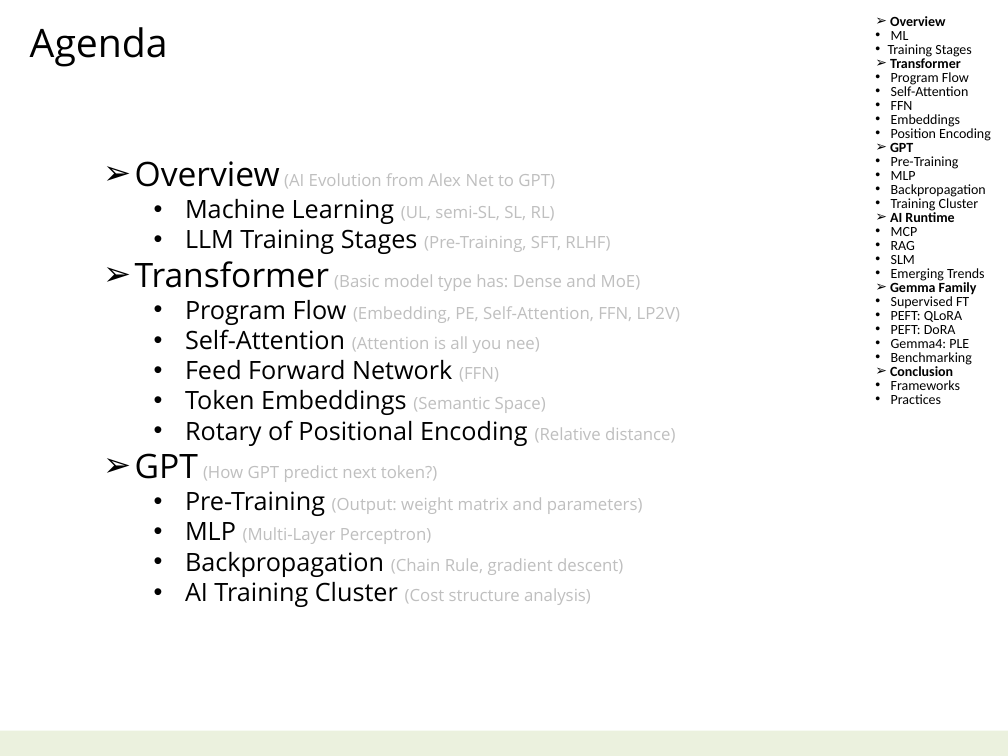
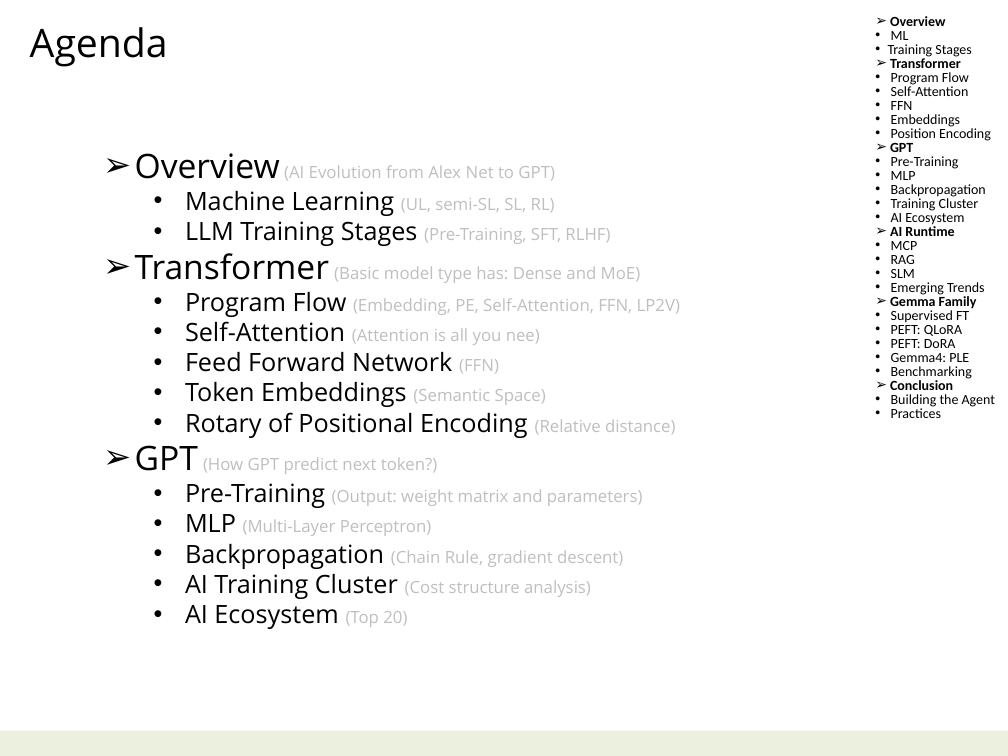
Before and after one commit to navibator/crazy-ai, a slide deck: slide 2 of ai.pptx. Drawn at 1008x756 pixels with LibreOffice and Linux fonts; fonts in the diff are those of the drawing. Boxes give left, top, right and bottom in pixels: in the first picture for what was removed or moved away, otherwise in the second. Text is boxed around its words. In the diff, an @@ line names an element or a change of style, - is before the commit and + after.

Commit message:
bio-it-agent

```diff
--- a/ai.pptx
+++ b/ai.pptx
@@ text "Overview (AI Evolution from Alex ...": place and size @@
-text "Overview (AI Evolution from Alex ..." at [135,161,680,607]
+text "Overview (AI Evolution from Alex ..." at [135,153,680,629]
@@ text at [891,210,964,225]: paragraph added @@
+    • AI Ecosystem
@@ text at [891,394,995,407]: text changed @@
-    • Frameworks
+    • Building the Agent
@@ text at [185,605,407,629]: paragraph added @@
+  • AI Ecosystem (Top 20)
```
Also in this commit, not shown: 4 other slides changed, 3 other files.
